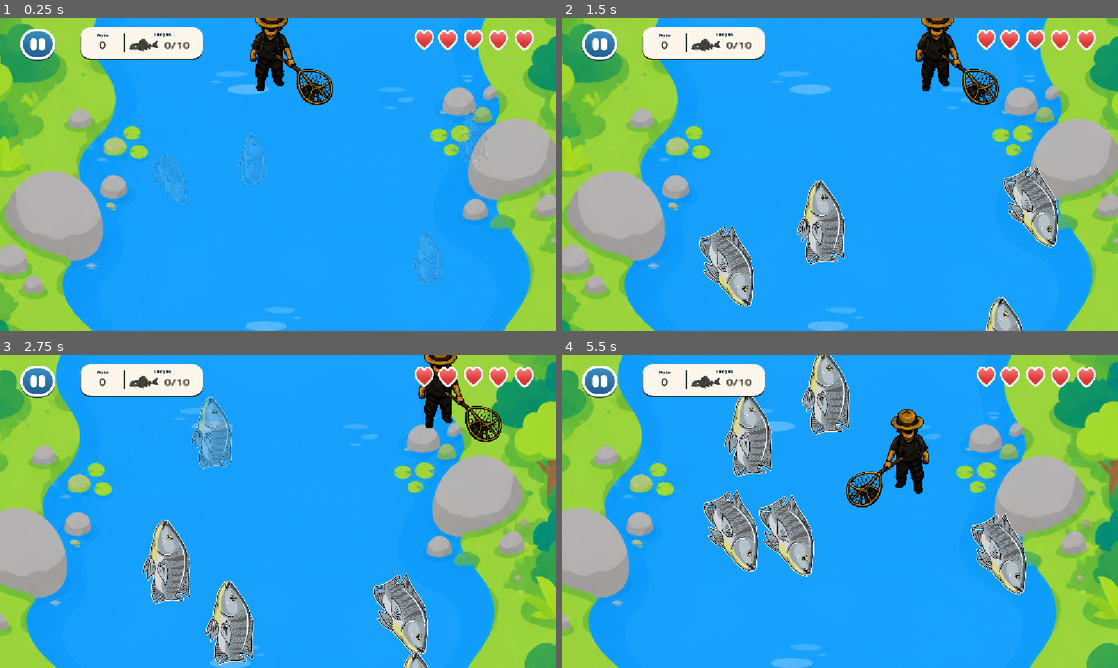
Above: before the commit, frames 1-4 (two rows, left to right).
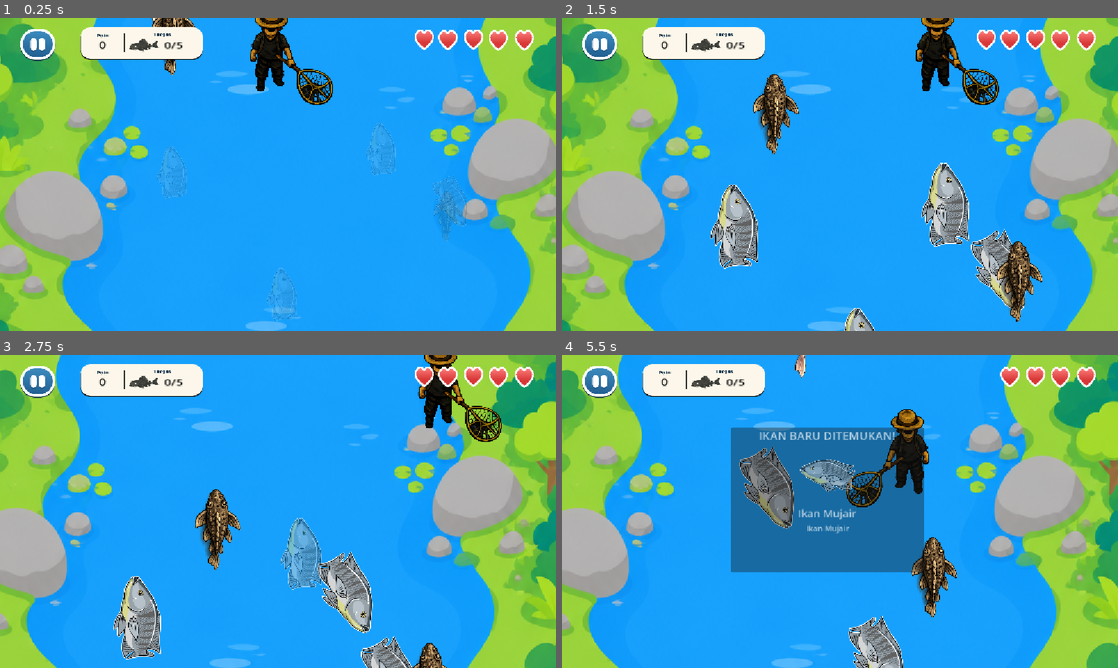
Above: after the commit, the same moments.

Repository: p4rtof/Pandawara
Game: Godot game, scene res://scene/game_sungai.tscn
Same seed, same stepped clock (60 frames per second), same inputs: the game is played once before the commit and once after it. This scene is started directly instead of the project's main scene.
Inputs (mouse positions are in pixels of both pictures, inside the frame that each line leads up to):
- Up to frame 1 (0.25 s): no input
- Up to frame 2 (1.5 s): tap Enter at 0.5 s; move the mouse to (962, 158) at 0.52 s; hold Right (ui_right) 0.53-1.25 s; click (962, 158) at 0.67 s; tap Space at 0.77 s; drag from (728, 190) to (979, 86) at 1.27 s
- Up to frame 3 (2.75 s): move the mouse to (333, 442) at 2.02 s; hold Right (ui_right) from 2.03 s (still down)
- Up to frame 4 (5.5 s): release Right (ui_right) at 2.75 s; drag from (812, 574) to (967, 617) at 2.77 s; move the mouse to (1006, 558) at 3.52 s; hold Left (ui_left) 3.53-4.25 s; tap Space at 3.77 s; drag from (673, 464) to (990, 599) at 4.27 s; move the mouse to (867, 511) at 5.02 s; hold Down (ui_down) from 5.03 s (still down); click (867, 511) at 5.17 s

The runs differ from the first frame. In frame 1, 2.7% of the frame differs, in the area x 27-88%, y 0-97%; in frame 2, 11%; in frame 3, 13%; in frame 4, 22%, in the area x 25-84%, y 0-100%.

Commit message:
feat: bioma tengah

Diff:
--- a/project.godot
+++ b/project.godot
@@ -26,6 +26,37 @@
 window/stretch/mode="canvas_items"
 window/stretch/aspect="expand"
 
+[input]
+
+ui_left={
+"deadzone": 0.5,
+"events": [Object(InputEventKey,"resource_local_to_scene":false,"resource_name":"","device":-1,"window_id":0,"alt_pressed":false,"shift_pressed":false,"ctrl_pressed":false,"meta_pressed":false,"pressed":false,"keycode":4194319,"physical_keycode":0,"key_label":0,"unicode":0,"location":0,"echo":false,"script":null)
+, Object(InputEventJoypadButton,"resource_local_to_scene":false,"resource_name":"","device":-1,"button_index":13,"pressure":0.0,"pressed":false,"script":null)
+, Object(InputEventJoypadMotion,"resource_local_to_scene":false,"resource_name":"","device":-1,"axis":0,"axis_value":-1.0,"script":null)
+]
+}
+ui_right={
+"deadzone": 0.5,
+"events": [Object(InputEventKey,"resource_local_to_scene":false,"resource_name":"","device":-1,"window_id":0,"alt_pressed":false,"shift_pressed":false,"ctrl_pressed":false,"meta_pressed":false,"pressed":false,"keycode":4194321,"physical_keycode":0,"key_label":0,"unicode":0,"location":0,"echo":false,"script":null)
+, Object(InputEventJoypadButton,"resource_local_to_scene":false,"resource_name":"","device":-1,"button_index":14,"pressure":0.0,"pressed":false,"script":null)
+, Object(InputEventJoypadMotion,"resource_local_to_scene":false,"resource_name":"","device":-1,"axis":0,"axis_value":1.0,"script":null)
+]
+}
+ui_up={
+"deadzone": 0.5,
+"events": [Object(InputEventKey,"resource_local_to_scene":false,"resource_name":"","device":-1,"window_id":0,"alt_pressed":false,"shift_pressed":false,"ctrl_pressed":false,"meta_pressed":false,"pressed":false,"keycode":4194320,"physical_keycode":0,"key_label":0,"unicode":0,"location":0,"echo":false,"script":null)
+, Object(InputEventJoypadButton,"resource_local_to_scene":false,"resource_name":"","device":-1,"button_index":11,"pressure":0.0,"pressed":false,"script":null)
+, Object(InputEventJoypadMotion,"resource_local_to_scene":false,"resource_name":"","device":-1,"axis":1,"axis_value":-1.0,"script":null)
+]
+}
+ui_down={
+"deadzone": 0.5,
+"events": [Object(InputEventKey,"resource_local_to_scene":false,"resource_name":"","device":-1,"window_id":0,"alt_pressed":false,"shift_pressed":false,"ctrl_pressed":false,"meta_pressed":false,"pressed":false,"keycode":4194322,"physical_keycode":0,"key_label":0,"unicode":0,"location":0,"echo":false,"script":null)
+, Object(InputEventJoypadButton,"resource_local_to_scene":false,"resource_name":"","device":-1,"button_index":12,"pressure":0.0,"pressed":false,"script":null)
+, Object(InputEventJoypadMotion,"resource_local_to_scene":false,"resource_name":"","device":-1,"axis":1,"axis_value":1.0,"script":null)
+]
+}
+
 [physics]
 
 3d/physics_engine="Jolt Physics"
--- a/scene/game_sungai.tscn
+++ b/scene/game_sungai.tscn
@@ -1,9 +1,12 @@
 [gd_scene format=3 uid="uid://camy2jk6iahci"]
 
 [ext_resource type="Script" uid="uid://b7vtgnyu1idf6" path="res://script/game.gd" id="1_35kdq"]
+[ext_resource type="PackedScene" uid="uid://c68twrc5gy1g8" path="res://scene/ikan.tscn" id="2_2gvfr"]
 [ext_resource type="PackedScene" uid="uid://cpbmki7ftf5qj" path="res://scene/mujair.tscn" id="2_ad5km"]
+[ext_resource type="PackedScene" uid="uid://dk6y6ww404fbc" path="res://scene/ikan_mas.tscn" id="3_841pt"]
 [ext_resource type="PackedScene" uid="uid://daps3mh3s4gek" path="res://scene/sapu_sapu.tscn" id="3_ad5km"]
 [ext_resource type="PackedScene" uid="uid://c72diyxp8dws4" path="res://scene/player.tscn" id="4_cjpnc"]
+[ext_resource type="PackedScene" uid="uid://coeu7s8sjgl63" path="res://scene/sapu_sapu_albino.tscn" id="5_2v02c"]
 [ext_resource type="Texture2D" uid="uid://b7bkrsn5yugwi" path="res://asset/papanSkor.png" id="6_2gvfr"]
 [ext_resource type="Script" uid="uid://cbcp2kut1xfpk" path="res://script/ui.gd" id="6_2v02c"]
 [ext_resource type="Texture2D" uid="uid://cf4wcvcirsbtk" path="res://asset/hati.png" id="6_hlnvp"]
@@ -12,8 +15,14 @@
 [node name="game_sungai" type="Node2D" unique_id=1041822859]
 scale = Vector2(1, 1.0252032)
 script = ExtResource("1_35kdq")
-ikan_scene = ExtResource("2_ad5km")
 sapu_sapu_scene = ExtResource("3_ad5km")
+mas_scene = ExtResource("3_841pt")
+mujair_scene = ExtResource("2_ad5km")
+sapu_sapu_albino_scene = ExtResource("5_2v02c")
+
+[node name="Ikan" parent="." unique_id=854384470 instance=ExtResource("2_2gvfr")]
+
+[node name="Ikan2" parent="." unique_id=2015344782 instance=ExtResource("3_ad5km")]
 
 [node name="Player" parent="." unique_id=952140070 instance=ExtResource("4_cjpnc")]
 z_index = 5
--- a/scene/ikan.tscn
+++ b/scene/ikan.tscn
@@ -1,7 +1,7 @@
 [gd_scene format=3 uid="uid://c68twrc5gy1g8"]
 
 [ext_resource type="Script" uid="uid://dim6dy5yvb5i" path="res://script/ikan.gd" id="1_26uxn"]
-[ext_resource type="Texture2D" uid="uid://bw518jb8phdbu" path="res://asset/ikan_nn.png" id="3_c4xmv"]
+[ext_resource type="Texture2D" uid="uid://bw518jb8phdbu" path="res://asset/sapu_sapu_albino.png" id="3_c4xmv"]
 
 [sub_resource type="CapsuleShape2D" id="CapsuleShape2D_26uxn"]
 radius = 42.869667
--- /dev/null
+++ b/scene/ikan_mas.tscn
@@ -0,0 +1,27 @@
+[gd_scene format=3 uid="uid://dk6y6ww404fbc"]
+
+[ext_resource type="Script" uid="uid://dim6dy5yvb5i" path="res://script/ikan.gd" id="1_ek2m8"]
+[ext_resource type="Texture2D" uid="uid://bmv1n23onse5" path="res://asset/ikan_mas.png" id="2_ek2m8"]
+
+[sub_resource type="CapsuleShape2D" id="CapsuleShape2D_26uxn"]
+radius = 17.947641
+height = 127.96419
+
+[node name="Ikan" type="Area2D" unique_id=854384470 groups=["ikan"]]
+rotation = 1.5707964
+scale = Vector2(0.5, 0.5)
+collision_mask = 3
+script = ExtResource("1_ek2m8")
+nama_ikan = "Ikan Mas"
+deskripsi = "Ikan mass"
+texture_ikan = ExtResource("2_ek2m8")
+
+[node name="Sprite2D" type="Sprite2D" parent="." unique_id=213606095]
+position = Vector2(-18, 18.086142)
+scale = Vector2(0.7958026, 0.97103935)
+texture = ExtResource("2_ek2m8")
+
+[node name="CollisionShape2D" type="CollisionShape2D" parent="." unique_id=1476355047]
+position = Vector2(-23.999996, 20)
+rotation = 1.5471337
+shape = SubResource("CapsuleShape2D_26uxn")
--- /dev/null
+++ b/scene/sapu_sapu_albino.tscn
@@ -0,0 +1,93 @@
+[gd_scene format=3 uid="uid://coeu7s8sjgl63"]
+
+[ext_resource type="Script" uid="uid://dim6dy5yvb5i" path="res://script/ikan.gd" id="1_406x7"]
+[ext_resource type="Texture2D" uid="uid://bw518jb8phdbu" path="res://asset/sapu_sapu_albino.png" id="2_406x7"]
+[ext_resource type="Texture2D" uid="uid://21e38fdqf6c0" path="res://asset/Ikan animation.png" id="3_bjt2q"]
+
+[sub_resource type="AtlasTexture" id="AtlasTexture_curac"]
+atlas = ExtResource("3_bjt2q")
+region = Rect2(0, 0, 512, 341)
+
+[sub_resource type="AtlasTexture" id="AtlasTexture_wa7ai"]
+atlas = ExtResource("3_bjt2q")
+region = Rect2(512, 0, 512, 341)
+
+[sub_resource type="AtlasTexture" id="AtlasTexture_d1dwy"]
+atlas = ExtResource("3_bjt2q")
+region = Rect2(0, 341, 512, 341)
+
+[sub_resource type="AtlasTexture" id="AtlasTexture_hrgkc"]
+atlas = ExtResource("3_bjt2q")
+region = Rect2(512, 341, 512, 341)
+
+[sub_resource type="AtlasTexture" id="AtlasTexture_ihpix"]
+atlas = ExtResource("3_bjt2q")
+region = Rect2(0, 682, 512, 341)
+
+[sub_resource type="AtlasTexture" id="AtlasTexture_6df7y"]
+atlas = ExtResource("3_bjt2q")
+region = Rect2(512, 682, 512, 341)
+
+[sub_resource type="SpriteFrames" id="SpriteFrames_v8dx6"]
+animations = [{
+"frames": [{
+"duration": 1.0,
+"texture": SubResource("AtlasTexture_curac")
+}, {
+"duration": 1.0,
+"texture": SubResource("AtlasTexture_wa7ai")
+}, {
+"duration": 1.0,
+"texture": SubResource("AtlasTexture_d1dwy")
+}, {
+"duration": 1.0,
+"texture": SubResource("AtlasTexture_hrgkc")
+}, {
+"duration": 1.0,
+"texture": SubResource("AtlasTexture_ihpix")
+}, {
+"duration": 1.0,
+"texture": SubResource("AtlasTexture_6df7y")
+}],
+"loop": true,
+"name": &"default",
+"speed": 5.0
+}]
+
+[sub_resource type="CapsuleShape2D" id="CapsuleShape2D_26uxn"]
+radius = 31.251743
+height = 228.30602
+
+[sub_resource type="SpriteFrames" id="SpriteFrames_vm3ti"]
+
+[node name="Ikan" type="Area2D" unique_id=854384470 groups=["ikan"]]
+rotation = 1.5707964
+scale = Vector2(0.5, 0.5118282)
+collision_mask = 3
+script = ExtResource("1_406x7")
+nama_ikan = "Ikan sapu sapu Albino"
+deskripsi = "Ikan sapu sapu Albino"
+adalah_sapu_sapu = true
+poin_tangkap = 20
+texture_ikan = ExtResource("2_406x7")
+
+[node name="AnimatedSprite2D" type="AnimatedSprite2D" parent="." unique_id=736414504]
+visible = false
+position = Vector2(-26, -16.076569)
+scale = Vector2(0.6875, 0.6511243)
+sprite_frames = SubResource("SpriteFrames_v8dx6")
+frame_progress = 0.123271115
+
+[node name="Sprite2D" type="Sprite2D" parent="." unique_id=213606095]
+scale = Vector2(0.21420236, 0.21112469)
+texture = ExtResource("2_406x7")
+
+[node name="CollisionShape2D" type="CollisionShape2D" parent="." unique_id=1476355047]
+position = Vector2(-1.9073486e-06, -9.768904)
+rotation = 1.5471337
+scale = Vector2(0.99999994, 0.99999994)
+shape = SubResource("CapsuleShape2D_26uxn")
+
+[node name="AnimatedSprite2D2" type="AnimatedSprite2D" parent="." unique_id=1359196459]
+visible = false
+sprite_frames = SubResource("SpriteFrames_vm3ti")
--- a/script/game.gd
+++ b/script/game.gd
@@ -1,15 +1,18 @@
 extends Node2D
 @export var ikan_scene: PackedScene
 @export var sapu_sapu_scene: PackedScene
+@export var mas_scene: PackedScene
+@export var mujair_scene: PackedScene
+@export var sapu_sapu_albino_scene: PackedScene
+
 var batas_ikan = 30
 var sungai_atas = 0.0
 var sungai_bawah = 0.0
 
-# Background per bioma: 0=HULU, 1=PERTENGAHAN, 2=PERKOTAAN
 var bg_per_bioma = [
 	"res://asset/bg_sungai.png",
-	"res://asset/bg_blur.png",
-	"res://asset/bg_pantai.png"
+	"res://asset/bg_tengah.png",
+	"res://asset/bg_kota.png"
 ]
 
 func _ready():
@@ -17,11 +20,9 @@
 	$Timer.wait_time = 2.0
 	$Timer.start()
 
-	# Pastikan target sapu-sapu sesuai bioma yang aktif
 	if Global.target_sapu_sapu_per_bioma.size() > Global.bioma_dipilih:
 		Global.target_sapu_sapu = Global.target_sapu_sapu_per_bioma[Global.bioma_dipilih]
 
-	# Buat background sesuai bioma — SATU gambar saja, TIDAK di-tile
 	var bg_path = bg_per_bioma[Global.bioma_dipilih]
 	var tex = load(bg_path)
 	var target_width = 1552.0
@@ -39,14 +40,10 @@
 	sungai_atas = 0.0
 	sungai_bawah = tex_h_scaled
 
-	# Player mulai di dekat atas sungai
 	$Player.position = Vector2(576, 80)
-
-	# Kasih tahu player batas geraknya (atas & bawah)
 	$Player.batas_atas = sungai_atas + 40
 	$Player.batas_bawah = sungai_bawah - 40
 
-	# Kamera dikunci sesuai ukuran sungai
 	var cam = $Player.get_node("Camera2D")
 	cam.offset = Vector2.ZERO
 	cam.anchor_mode = Camera2D.ANCHOR_MODE_DRAG_CENTER
@@ -60,13 +57,48 @@
 
 	_spawn_ikan_awal()
 
+# --- KOLAM IKAN PER BIOMA ---
+# format: { scene: PackedScene, bobot: float } -> bobot = peluang relatif muncul
+func _kolam_ikan() -> Array:
+	match Global.bioma_dipilih:
+		0:  # DESA / HULU — cuma sapu-sapu biasa & mujair
+			return [
+				{"scene": sapu_sapu_scene, "bobot": 0.4},
+				{"scene": mujair_scene, "bobot": 0.6},
+			]
+		1:  # PERTENGAHAN — sapu-sapu biasa + albino + mujair + mas
+			return [
+				{"scene": sapu_sapu_scene, "bobot": 0.25},
+				{"scene": sapu_sapu_albino_scene, "bobot": 0.15},
+				{"scene": mujair_scene, "bobot": 0.3},
+				{"scene": mas_scene, "bobot": 0.3},
+			]
+		_:  # PERKOTAAN — sementara disamain kayak pertengahan, ganti nanti kalau ada ikan baru lagi
+			return [
+				{"scene": sapu_sapu_scene, "bobot": 0.25},
+				{"scene": sapu_sapu_albino_scene, "bobot": 0.15},
+				{"scene": mujair_scene, "bobot": 0.3},
+				{"scene": mas_scene, "bobot": 0.3},
+			]
+
+func _ambil_ikan_acak() -> Node:
+	var kolam = _kolam_ikan()
+	var total_bobot = 0.0
+	for item in kolam:
+		total_bobot += item["bobot"]
+
+	var pilihan = randf() * total_bobot
+	var kumulatif = 0.0
+	for item in kolam:
+		kumulatif += item["bobot"]
+		if pilihan <= kumulatif:
+			return item["scene"].instantiate()
+
+	return kolam[0]["scene"].instantiate()  # fallback
+
 func _spawn_ikan_awal():
 	for i in range(25):
-		var ikan_baru
-		if randf() < 0.3:
-			ikan_baru = sapu_sapu_scene.instantiate()
-		else:
-			ikan_baru = ikan_scene.instantiate()
+		var ikan_baru = _ambil_ikan_acak()
 
 		ikan_baru.position = Vector2(
 			randf_range(350, 1000),
@@ -88,11 +120,7 @@
 	if ikan_sekarang.size() >= batas_ikan:
 		return
 
-	var ikan_baru
-	if randf() < 0.3:
-		ikan_baru = sapu_sapu_scene.instantiate()
-	else:
-		ikan_baru = ikan_scene.instantiate()
+	var ikan_baru = _ambil_ikan_acak()
 
 	var player_pos = $Player.position
 	var spawn_pos = Vector2.ZERO
--- a/script/global.gd
+++ b/script/global.gd
@@ -7,7 +7,7 @@
 var poin_per_bioma = [0, 0, 0]
 
 var sapu_sapu_ditangkap: int = 0
-var target_sapu_sapu_per_bioma: Array = [10, 15, 20]  # HULU, PERTENGAHAN, PERKOTAAN
+var target_sapu_sapu_per_bioma: Array = [5, 15, 20]  # HULU, PERTENGAHAN, PERKOTAAN
 var target_sapu_sapu: int = 5
 var sedang_game_over: bool = false
 
Binary file added: asset/bg_kota.png
Not shown, added: asset/bg_kota.png.import
Binary file added: asset/bg_tengah.png
Not shown, added: asset/bg_tengah.png.import
Binary file added: asset/ikan_mas.png
Not shown, added: asset/ikan_mas.png.import
Binary file added: asset/misi_selesai.png
Not shown, added: asset/misi_selesai.png.import
Renamed: asset/ikan_nn.png -> asset/sapu_sapu_albino.png
Not shown, changed: asset/sapu_sapu_albino.png.import
